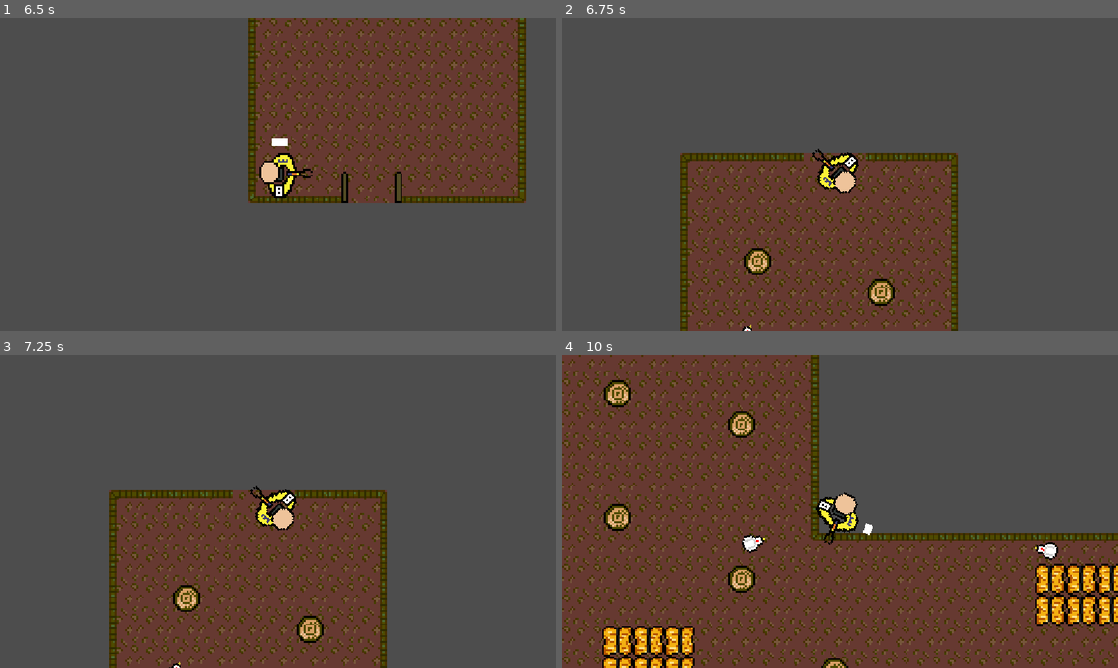
Above: before the commit, frames 1-4 (two rows, left to right).
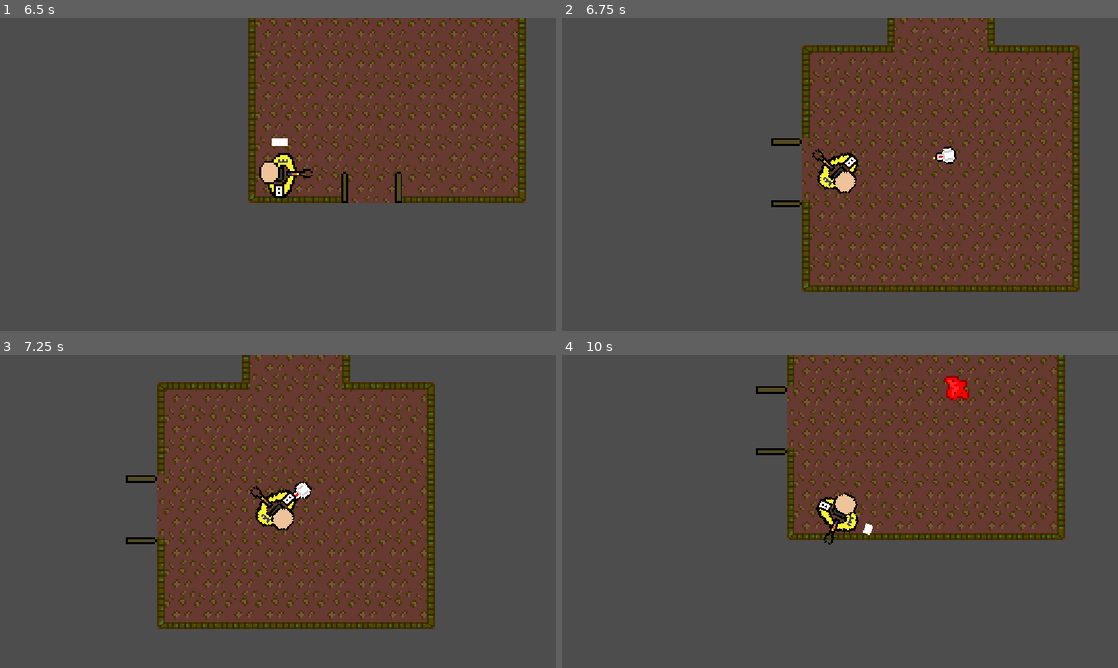
Above: after the commit, the same moments.

Repository: C6-H/BouncyBulletBounce
Game: Godot game, scene res://Scenes/game.tscn
The game is run twice, just before and just after one commit, with the same random seed, the same clock (stepped at 60 frames per second) and the same inputs. Sound files missing from this copy of the repository are replaced by a short silence.
Inputs (mouse positions are in pixels of both pictures, inside the frame that each line leads up to):
- Up to frame 1 (6.5 s): click "Start" at 0.5 s; tap Enter at 1.25, 4.25 s; move the mouse to (400, 158) at 1.27 s; press the mouse at (400, 158) at 1.28 s; hold D (Right) 1.28-2.03 s; move the mouse to (166, 190) at 2.02 s; release the mouse at (166, 190) at 2.03 s; hold S (Down) 2.03-2.78 s; click (166, 190) at 2.1 s; move the mouse to (333, 105) at 2.77 s; press the mouse at (333, 105) at 2.78 s; hold D (Right) 2.78-3.53 s; tap Space at 3.5 s; move the mouse to (250, 237) at 3.52 s; release the mouse at (250, 237) at 3.53 s; hold W (Up) 3.53-4.28 s; click (250, 237) at 3.6 s; move the mouse to (444, 221) at 4.27 s; press the mouse at (444, 221) at 4.28 s; hold A (Left) 4.28-5.78 s; move the mouse to (111, 127) at 5.02 s; release the mouse at (111, 127) at 5.03 s; click (111, 127) at 5.1 s; move the mouse to (305, 174) at 5.77 s; press the mouse at (305, 174) at 5.78 s; hold S (Down) from 5.78 s (still down)
- Up to frame 2 (6.75 s): tap Space at 6.5 s; move the mouse to (756, 96) at 6.52 s; release S (Down) at 6.53 s; release the mouse at (756, 96) at 6.53 s; hold D (Right) from 6.53 s (still down); click (756, 96) at 6.6 s
- Up to frame 3 (7.25 s): keep holding D (Right)
- Up to frame 4 (10 s): move the mouse to (962, 495) at 7.27 s; release D (Right) at 7.28 s; press the mouse at (962, 495) at 7.28 s; hold W (Up) 7.28-8.03 s; move the mouse to (728, 527) at 8.02 s; release the mouse at (728, 527) at 8.03 s; hold D (Right) 8.03-8.78 s; click (728, 527) at 8.1 s; move the mouse to (895, 442) at 8.77 s; press the mouse at (895, 442) at 8.78 s; hold S (Down) 8.78-9.53 s; move the mouse to (812, 574) at 9.52 s; release the mouse at (812, 574) at 9.53 s; hold A (Left) from 9.53 s (still down); click (812, 574) at 9.6 s

Frame 1 is identical in both runs. In frame 2, 50% of the frame differs, in the area x 21-94%, y 0-100%; in frame 3, 41%; in frame 4, 92%, in the area x 0-100%, y 0-100%.

Commit message:
aads

Diff:
--- a/Scripts/game_manager.gd
+++ b/Scripts/game_manager.gd
@@ -1,6 +1,10 @@
 extends Node
 
-const ROOMS = ["res://Scenes/Rooms/l_shaped_room_1.tscn", "res://Scenes/Rooms/hallways.tscn", "res://Scenes/Rooms/circular_shapedroom.tscn", "res://Scenes/Rooms/room_2.tscn"]
+const ROOMS = ["res://Scenes/Rooms/l_shaped_room_1.tscn",
+ "res://Scenes/Rooms/hallways.tscn",
+ "res://Scenes/Rooms/circular_shapedroom.tscn",
+ "res://Scenes/Rooms/room_2.tscn",
+"res://Scenes/Rooms/room_3.tscn"]
 const SPAWN = "res://Scenes/Rooms/spawn_room.tscn"
 
 
